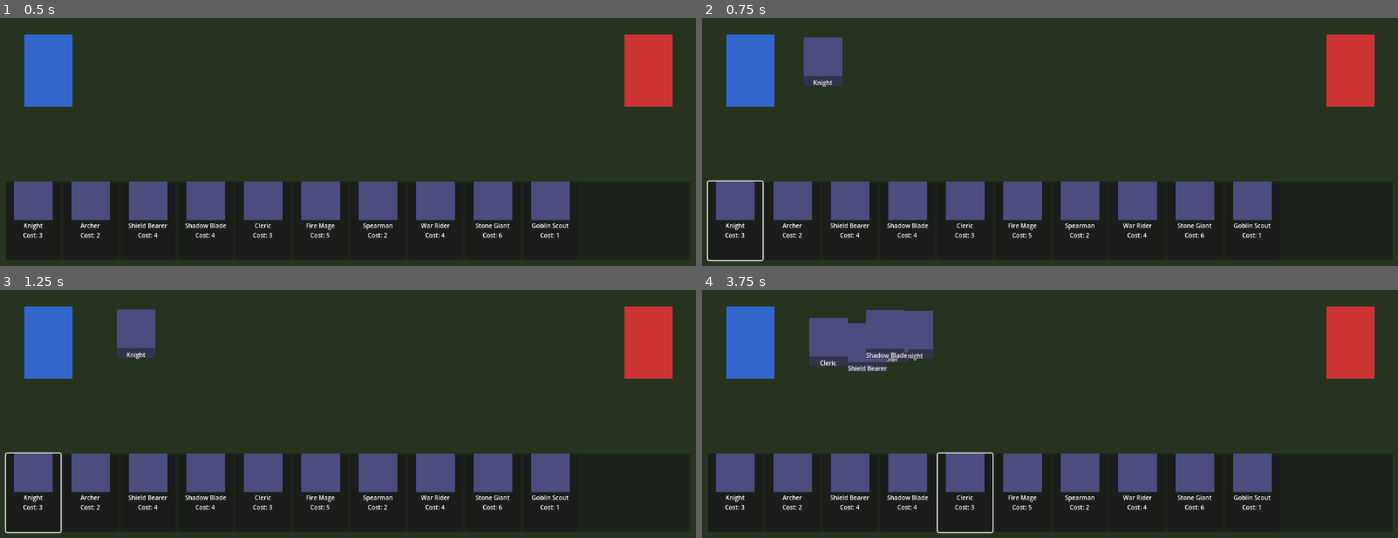
Above: before the commit, frames 1-4 (two rows, left to right).
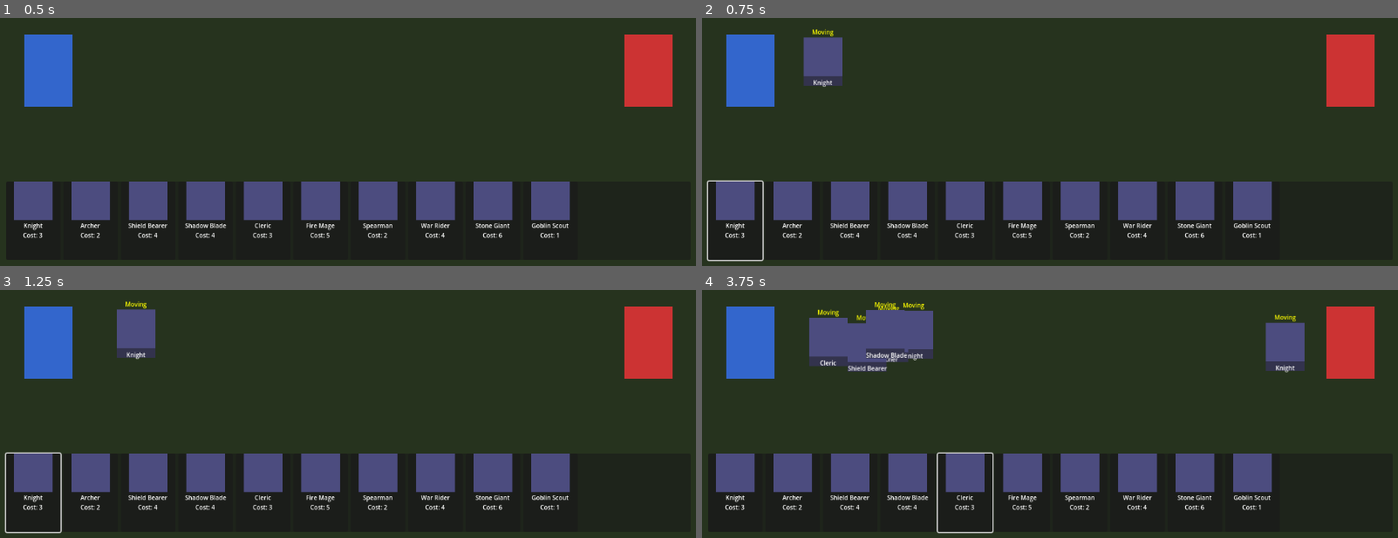
Above: after the commit, the same moments.

Repository: abertero/bellum-aetatum
Game: Godot game, scene res://scenes/battle_scene.tscn
Same seed, same stepped clock (60 frames per second), same inputs: the game is played once before the commit and once after it.
Inputs (mouse positions are in pixels of both pictures, inside the frame that each line leads up to):
- Up to frame 1 (0.5 s): no input
- Up to frame 2 (0.75 s): click (736, 221) at 0.52 s
- Up to frame 3 (1.25 s): no input
- Up to frame 4 (3.75 s): click (792, 493) at 1.27 s; click (848, 493) at 2.02 s; click (910, 493) at 2.77 s; click (966, 493) at 3.52 s

Frame 1 is identical in both runs. In frame 2, less than 0.1% of the frame differs, in the area x 15-19%, y 4-8%; in frame 3, less than 0.1%; in frame 4, 1.4%, in the area x 16-87%, y 4-34%.

Commit message:
Apply milestone 3

Diff:
--- a/data/stages/stage_001.json
+++ b/data/stages/stage_001.json
@@ -1,5 +1,5 @@
 {
-    "_comment": "Stage configuration. battlefield_width: total pixel width. player/enemy_spawn_position: where units appear. background: texture path (empty for solid color).",
+    "_comment": "Stage configuration. battlefield_width: total pixel width. player/enemy_spawn_position: where units appear. formation_spacing: pixels between units in formation. background: texture path (empty for solid color).",
     "stage_id": "stage_001",
     "stage_name": "Verdant Fields",
     "battlefield_width": 1152,
@@ -11,5 +11,6 @@
         "x": 972,
         "y": 280
     },
+    "formation_spacing": 32,
     "background": ""
 }
--- /dev/null
+++ b/scripts/battle_group.gd
@@ -0,0 +1,36 @@
+class_name BattleGroup
+extends RefCounted
+
+var frontline_position: Vector2 = Vector2.ZERO
+var allied_units: Array[Unit] = []
+var enemy_units: Array[Unit] = []
+
+
+func _init(position: Vector2) -> void:
+	frontline_position = position
+
+
+func add_allied_unit(unit: Unit) -> void:
+	if unit not in allied_units:
+		allied_units.append(unit)
+
+
+func add_enemy_unit(unit: Unit) -> void:
+	if unit not in enemy_units:
+		enemy_units.append(unit)
+
+
+func has_allied_unit(unit: Unit) -> bool:
+	return unit in allied_units
+
+
+func has_enemy_unit(unit: Unit) -> bool:
+	return unit in enemy_units
+
+
+func get_allied_count() -> int:
+	return allied_units.size()
+
+
+func get_enemy_count() -> int:
+	return enemy_units.size()
--- a/scripts/battle_scene.gd
+++ b/scripts/battle_scene.gd
@@ -5,18 +5,34 @@
 const CARD_BUTTON_WIDTH: float = 90.0
 const CARD_BUTTON_HEIGHT: float = 130.0
 const VIEWPORT_HEIGHT: float = 648.0
+const ENEMY_SPAWN_INTERVAL: float = 3.0
 
 var _stage_data: Dictionary
 var _spawn_manager: SpawnManager
+var _formation_manager: FormationManager
 var _unit_container: Node2D
+var _enemy_spawn_timer: float = 0.0
+var _enemy_deck_index: int = 0
 
 
 func _ready() -> void:
 	_load_stage()
 	_setup_battlefield()
 	_setup_spawn_manager()
+	_setup_formation_manager()
 	_load_decks()
 	_create_card_buttons()
+
+
+func _physics_process(delta: float) -> void:
+	_update_enemy_spawn_timer(delta)
+
+
+func _update_enemy_spawn_timer(delta: float) -> void:
+	_enemy_spawn_timer += delta
+	if _enemy_spawn_timer >= ENEMY_SPAWN_INTERVAL:
+		_enemy_spawn_timer = 0.0
+		_spawn_enemy_unit()
 
 
 func _load_stage() -> void:
@@ -29,6 +45,7 @@
 			"battlefield_width": 1152,
 			"player_spawn_position": {"x": 180, "y": 280},
 			"enemy_spawn_position": {"x": 972, "y": 280},
+			"formation_spacing": 32.0,
 			"background": ""
 		}
 
@@ -62,6 +79,13 @@
 func _setup_spawn_manager() -> void:
 	var unit_scene: PackedScene = load("res://scenes/unit.tscn")
 	_spawn_manager = SpawnManager.new(unit_scene)
+
+
+func _setup_formation_manager() -> void:
+	_formation_manager = FormationManager.new()
+	var formation_spacing: float = float(_stage_data.get("formation_spacing", 32.0))
+	_formation_manager.initialize(formation_spacing)
+	add_child(_formation_manager)
 
 
 func _load_decks() -> void:
@@ -144,8 +168,29 @@
 	var target_pos: Dictionary = _stage_data["enemy_spawn_position"]
 	var target_position := Vector2(float(target_pos["x"]), float(target_pos["y"]))
 
-	_spawn_manager.spawn_unit(card_data, position, target_position, _unit_container)
+	var unit: Unit = _spawn_manager.spawn_unit(card_data, position, target_position, _unit_container, "player")
+	_formation_manager.register_unit(unit)
 	print("BattleScene: spawned %s" % card_data.get("name", ""))
+
+
+func _spawn_enemy_unit() -> void:
+	var enemy_deck: Array[Dictionary] = DeckManager.get_enemy_deck()
+	if enemy_deck.is_empty():
+		return
+
+	var card_data: Dictionary = enemy_deck[_enemy_deck_index % enemy_deck.size()]
+	_enemy_deck_index += 1
+
+	var spawn_pos: Dictionary = _stage_data["enemy_spawn_position"]
+	var position := Vector2(float(spawn_pos["x"]), float(spawn_pos["y"]))
+	position += Vector2(randf_range(-20.0, 20.0), randf_range(-20.0, 20.0))
+
+	var target_pos: Dictionary = _stage_data["player_spawn_position"]
+	var target_position := Vector2(float(target_pos["x"]), float(target_pos["y"]))
+
+	var unit: Unit = _spawn_manager.spawn_unit(card_data, position, target_position, _unit_container, "enemy")
+	_formation_manager.register_unit(unit)
+	print("BattleScene: spawned enemy %s" % card_data.get("name", ""))
 
 
 func _create_placeholder(size: Vector2, color: Color) -> ImageTexture:
--- /dev/null
+++ b/scripts/formation_manager.gd
@@ -0,0 +1,108 @@
+class_name FormationManager
+extends Node
+
+const COLLISION_DISTANCE: float = 40.0
+
+var _battle_groups: Array[BattleGroup] = []
+var _formation_spacing: float = 32.0
+var _all_units: Array[Unit] = []
+
+
+func initialize(formation_spacing: float) -> void:
+	_formation_spacing = formation_spacing
+
+
+func register_unit(unit: Unit) -> void:
+	if unit not in _all_units:
+		_all_units.append(unit)
+
+
+func _physics_process(_delta: float) -> void:
+	_detect_collisions()
+	_update_formations()
+
+
+func _detect_collisions() -> void:
+	for i in range(_all_units.size()):
+		var unit_a: Unit = _all_units[i]
+		if not is_instance_valid(unit_a) or unit_a.get_current_state() != UnitState.State.MOVING:
+			continue
+
+		for j in range(i + 1, _all_units.size()):
+			var unit_b: Unit = _all_units[j]
+			if not is_instance_valid(unit_b) or unit_b.get_current_state() != UnitState.State.MOVING:
+				continue
+
+			if _are_opposing(unit_a, unit_b):
+				var distance: float = unit_a.position.distance_to(unit_b.position)
+				if distance < COLLISION_DISTANCE:
+					_create_or_join_battle_group(unit_a, unit_b)
+
+
+func _are_opposing(unit_a: Unit, unit_b: Unit) -> bool:
+	return unit_a.get_team() != unit_b.get_team()
+
+
+func _create_or_join_battle_group(unit_a: Unit, unit_b: Unit) -> void:
+	var group: BattleGroup = _find_existing_group(unit_a, unit_b)
+
+	if group == null:
+		var midpoint: Vector2 = (unit_a.position + unit_b.position) / 2.0
+		group = BattleGroup.new(midpoint)
+		_battle_groups.append(group)
+
+	_add_units_to_group(unit_a, unit_b, group)
+
+
+func _find_existing_group(unit_a: Unit, unit_b: Unit) -> BattleGroup:
+	for group in _battle_groups:
+		if group.has_allied_unit(unit_a) or group.has_enemy_unit(unit_a):
+			return group
+		if group.has_allied_unit(unit_b) or group.has_enemy_unit(unit_b):
+			return group
+	return null
+
+
+func _add_units_to_group(unit_a: Unit, unit_b: Unit, group: BattleGroup) -> void:
+	if unit_a.get_team() == "player":
+		group.add_allied_unit(unit_a)
+		group.add_enemy_unit(unit_b)
+	else:
+		group.add_allied_unit(unit_b)
+		group.add_enemy_unit(unit_a)
+
+	unit_a.set_battle_group(group)
+	unit_b.set_battle_group(group)
+
+	_position_unit_in_formation(unit_a, group)
+	_position_unit_in_formation(unit_b, group)
+
+
+func _update_formations() -> void:
+	for group in _battle_groups:
+		for unit in group.allied_units:
+			if is_instance_valid(unit) and unit.get_current_state() == UnitState.State.MOVING:
+				_position_unit_in_formation(unit, group)
+
+		for unit in group.enemy_units:
+			if is_instance_valid(unit) and unit.get_current_state() == UnitState.State.MOVING:
+				_position_unit_in_formation(unit, group)
+
+
+func _position_unit_in_formation(unit: Unit, group: BattleGroup) -> void:
+	var index: int = 0
+	var is_allied: bool = group.has_allied_unit(unit)
+	var units_array: Array[Unit] = group.allied_units if is_allied else group.enemy_units
+
+	for i in range(units_array.size()):
+		if units_array[i] == unit:
+			index = i
+			break
+
+	var offset: float = index * _formation_spacing
+	var direction_multiplier: float = 1.0 if is_allied else -1.0
+
+	var target_position: Vector2 = group.frontline_position
+	target_position.x += direction_multiplier * offset
+
+	unit.set_formation_target(target_position)
--- a/scripts/spawn_manager.gd
+++ b/scripts/spawn_manager.gd
@@ -8,10 +8,10 @@
 	_unit_scene = unit_scene
 
 
-func spawn_unit(card_data: Dictionary, spawn_position: Vector2, target_position: Vector2, parent: Node) -> Unit:
+func spawn_unit(card_data: Dictionary, spawn_position: Vector2, target_position: Vector2, parent: Node, team: String = "player") -> Unit:
 	var unit: Unit = _unit_scene.instantiate()
 	parent.add_child(unit)
 	unit.position = spawn_position
-	unit.initialize(card_data)
+	unit.initialize(card_data, team)
 	unit.configure_movement(target_position)
 	return unit
--- a/scripts/unit.gd
+++ b/scripts/unit.gd
@@ -4,22 +4,31 @@
 const UNIT_WIDTH: float = 64.0
 const UNIT_HEIGHT: float = 80.0
 const IMAGE_HEIGHT: float = 64.0
+const STATE_LABEL_HEIGHT: float = 20.0
 
 var _card_data: Dictionary
 var stats: UnitStats
+var _team: String = "player"
 var _direction: Vector2 = Vector2.ZERO
 var _target_position: Vector2 = Vector2.ZERO
 var _has_reached_target: bool = false
+
+var _current_state: int = UnitState.State.MOVING
+var _battle_group: BattleGroup = null
+var _formation_target: Vector2 = Vector2.ZERO
+var _has_formation_target: bool = false
 
 
 func _ready() -> void:
 	_build_visual()
 
 
-func initialize(card_data: Dictionary) -> void:
+func initialize(card_data: Dictionary, team: String = "player") -> void:
 	_card_data = card_data
+	_team = team
 	stats = card_data.get("stats", UnitStats.new())
 	_apply_data()
+	_update_state_label()
 
 
 func configure_movement(target_position: Vector2) -> void:
@@ -27,17 +36,72 @@
 	_calculate_direction()
 
 
+func get_current_state() -> int:
+	return _current_state
+
+
+func get_team() -> String:
+	return _team
+
+
+func set_battle_group(group: BattleGroup) -> void:
+	_battle_group = group
+	_set_state(UnitState.State.BLOCKED)
+
+
+func set_formation_target(target: Vector2) -> void:
+	_formation_target = target
+	_has_formation_target = true
+	if _current_state == UnitState.State.BLOCKED:
+		_set_state(UnitState.State.WAITING)
+
+
 func _physics_process(delta: float) -> void:
+	match _current_state:
+		UnitState.State.MOVING:
+			_process_moving(delta)
+		UnitState.State.WAITING:
+			_process_waiting(delta)
+		UnitState.State.BLOCKED:
+			_process_blocked()
+		UnitState.State.DEAD:
+			_process_dead()
+
+
+func _process_moving(delta: float) -> void:
 	if _has_reached_target:
 		return
 
-	_move(delta)
+	if _has_formation_target:
+		_move_toward(_formation_target, delta)
+	else:
+		_move_toward(_target_position, delta)
+
 	_check_arrival()
 	_debug_position()
 
 
-func _move(delta: float) -> void:
-	position += _direction * stats.speed * delta
+func _process_waiting(delta: float) -> void:
+	if _has_formation_target:
+		var distance_to_formation: float = position.distance_to(_formation_target)
+		if distance_to_formation < 2.0:
+			_set_state(UnitState.State.BLOCKED)
+			position = _formation_target
+		else:
+			_move_toward(_formation_target, delta)
+
+
+func _process_blocked() -> void:
+	pass
+
+
+func _process_dead() -> void:
+	pass
+
+
+func _move_toward(target: Vector2, delta: float) -> void:
+	var direction: Vector2 = (target - position).normalized()
+	position += direction * stats.speed * delta
 
 
 func _check_arrival() -> void:
@@ -54,7 +118,29 @@
 		print("Unit %s position: %v" % [_card_data.get("name", ""), position])
 
 
+func _set_state(new_state: int) -> void:
+	if _current_state != new_state:
+		_current_state = new_state
+		_update_state_label()
+
+
+func _update_state_label() -> void:
+	var state_label: Label = get_node_or_null("StateLabel")
+	if state_label:
+		state_label.text = UnitState.to_str(_current_state)
+
+
 func _build_visual() -> void:
+	var state_label := Label.new()
+	state_label.name = "StateLabel"
+	state_label.position = Vector2(0.0, -STATE_LABEL_HEIGHT)
+	state_label.size = Vector2(UNIT_WIDTH, STATE_LABEL_HEIGHT)
+	state_label.horizontal_alignment = HORIZONTAL_ALIGNMENT_CENTER
+	state_label.vertical_alignment = VERTICAL_ALIGNMENT_CENTER
+	state_label.add_theme_font_size_override("font_size", 10)
+	state_label.add_theme_color_override("font_color", Color.YELLOW)
+	add_child(state_label)
+
 	var background := ColorRect.new()
 	background.size = Vector2(UNIT_WIDTH, UNIT_HEIGHT)
 	background.color = Color(0.2, 0.2, 0.3, 1.0)
--- /dev/null
+++ b/scripts/unit_state.gd
@@ -0,0 +1,23 @@
+class_name UnitState
+extends RefCounted
+
+enum State {
+	MOVING,
+	WAITING,
+	BLOCKED,
+	DEAD
+}
+
+
+static func to_str(state: State) -> String:
+	match state:
+		State.MOVING:
+			return "Moving"
+		State.WAITING:
+			return "Waiting"
+		State.BLOCKED:
+			return "Blocked"
+		State.DEAD:
+			return "Dead"
+		_:
+			return "Unknown"
Not shown, added: scripts/battle_group.gd.uid
Not shown, added: scripts/formation_manager.gd.uid
Not shown, added: scripts/unit_state.gd.uid
Not shown, added: scripts/unit_stats.gd.uid
Not shown, added: scripts/unit_stats_factory.gd.uid
Not shown, changed: MILESTONES.md
Not shown, changed: README.md
